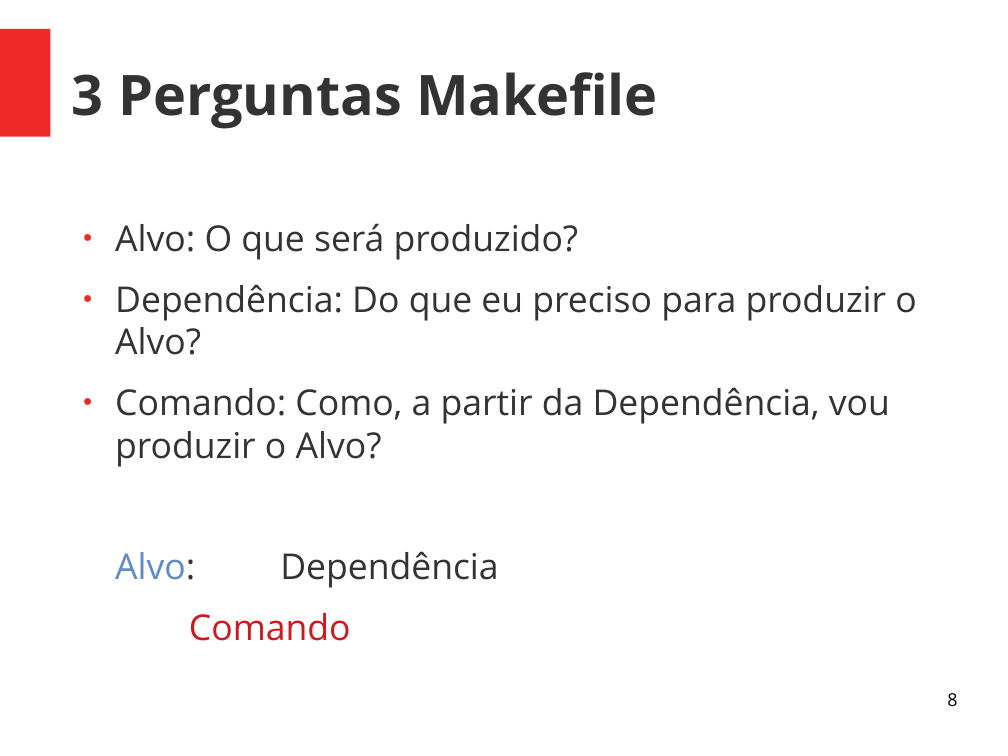
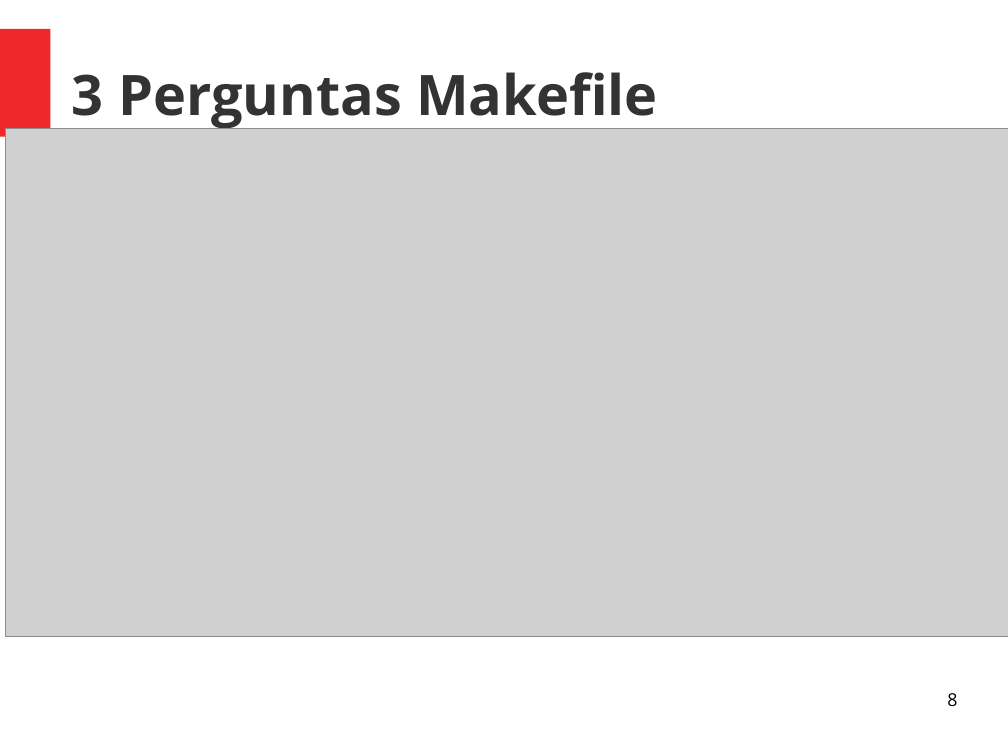
Before and after one commit to Rodolfo-Dirack/qualificacao-doutorado, a slide deck: slide 8 of slides/Apresentacao_qualificacao.odp. Drawn at 1008x756 pixels with LibreOffice and Linux fonts; fonts in the diff are those of the drawing; grey boxes stand for pictures. Boxes give left, top, right and bottom in pixels: in the first picture for what was removed or moved away, otherwise in the second. Text is boxed around its words. In the diff, an @@ line names an element or a change of style, - is before the commit and + after.

```diff
--- a/slides/Apresentacao_qualificacao.odp
+++ b/slides/Apresentacao_qualificacao.odp
@@ picture added at (5, 129, 1008, 637) @@
@@ text removed at (115, 223, 916, 641) @@
-● Alvo: O que será produzido?
-● Dependência: Do que eu preciso para produzir o Alvo?
-● Comando: Como, a partir da Dependência, vou produzir o Alvo?
-Alvo: Dependência
-Comando
```
Also in this commit, not shown: 2 other slides changed, 3 slides added, 3 slides removed.
